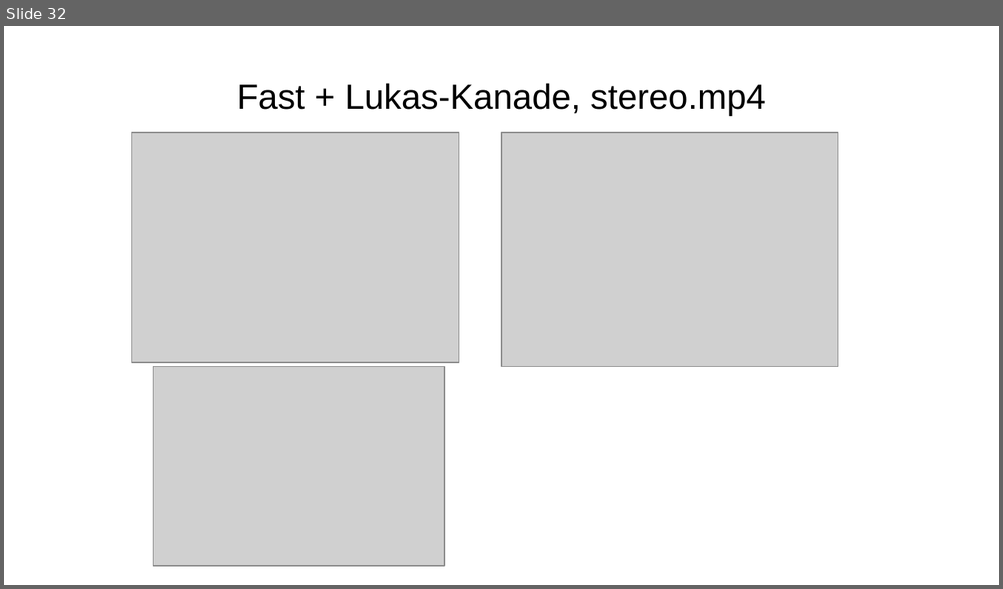
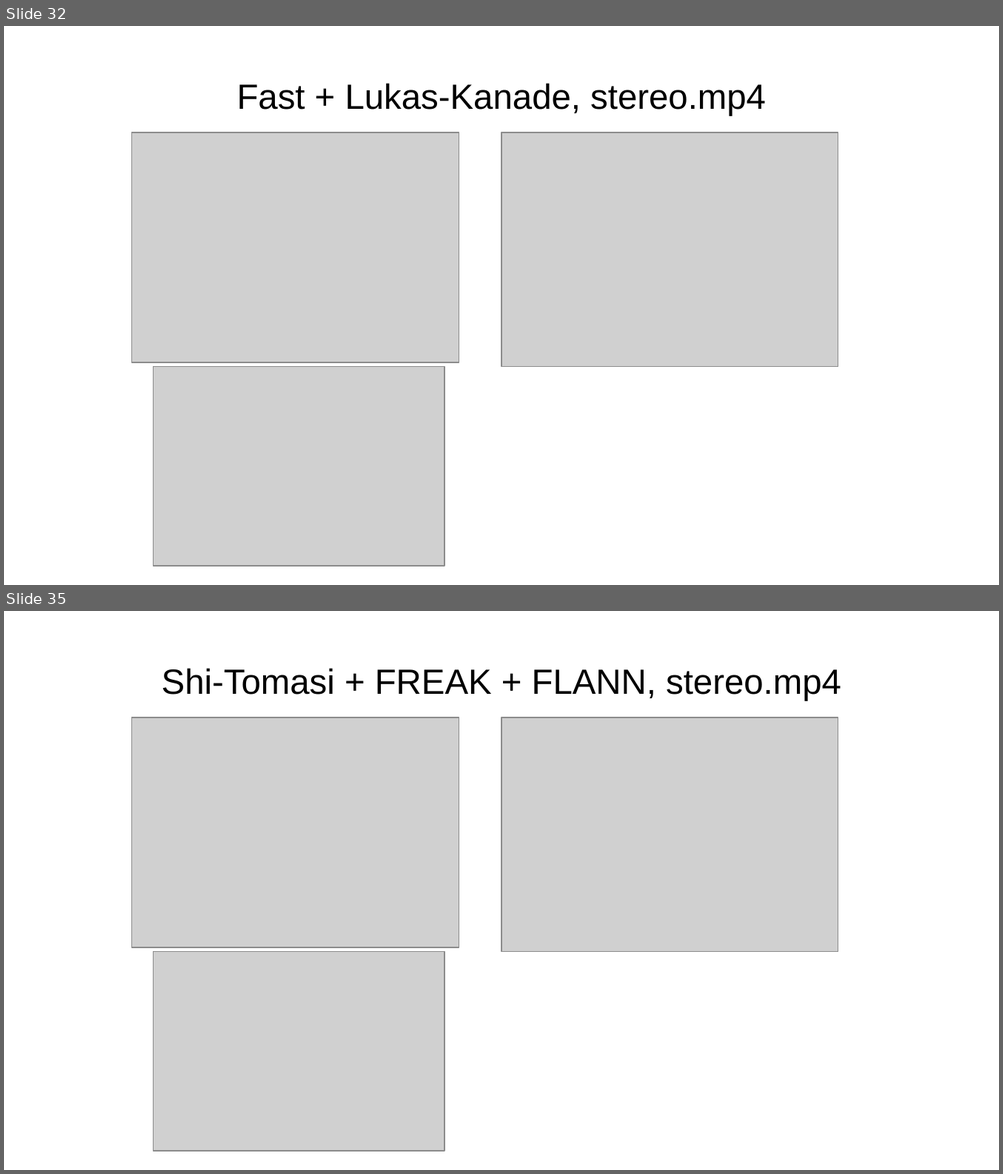
Before and after one commit to daniel-95/diploma, a slide deck: диплом/вкр.pptx. Shown one above the other, each under a label of ours: slide 32 before the commit, slides 32 and 35 after it; the slides between them are not shown. The pictures are 1003x589 and 1003x1174 pixels, drawn with LibreOffice and Linux fonts; fonts in the diff are those of the drawing; grey boxes stand for pictures. Boxes give left, top, right and bottom in pixels: in the first picture for what was removed or moved away, otherwise in the second. Text is boxed around its words. In the diff, an @@ line names an element or a change of style, - is before the commit and + after.

```diff
--- a/диплом/вкр.pptx
+++ b/диплом/вкр.pptx
@@ slide 35 added at [4,611,999,1170], background #FFFFFF @@
@@ text added at [162,668,841,701], 28 pt, text #000000 @@
+Shi-Tomasi + FREAK + FLANN, stereo.mp4
@@ picture added at [132,718,459,948] @@
@@ picture added at [501,718,838,952] @@
@@ picture added at [153,952,444,1152] @@
```
Also in this commit, not shown: 2 slides changed, 17 other slides added, 1 other file.
